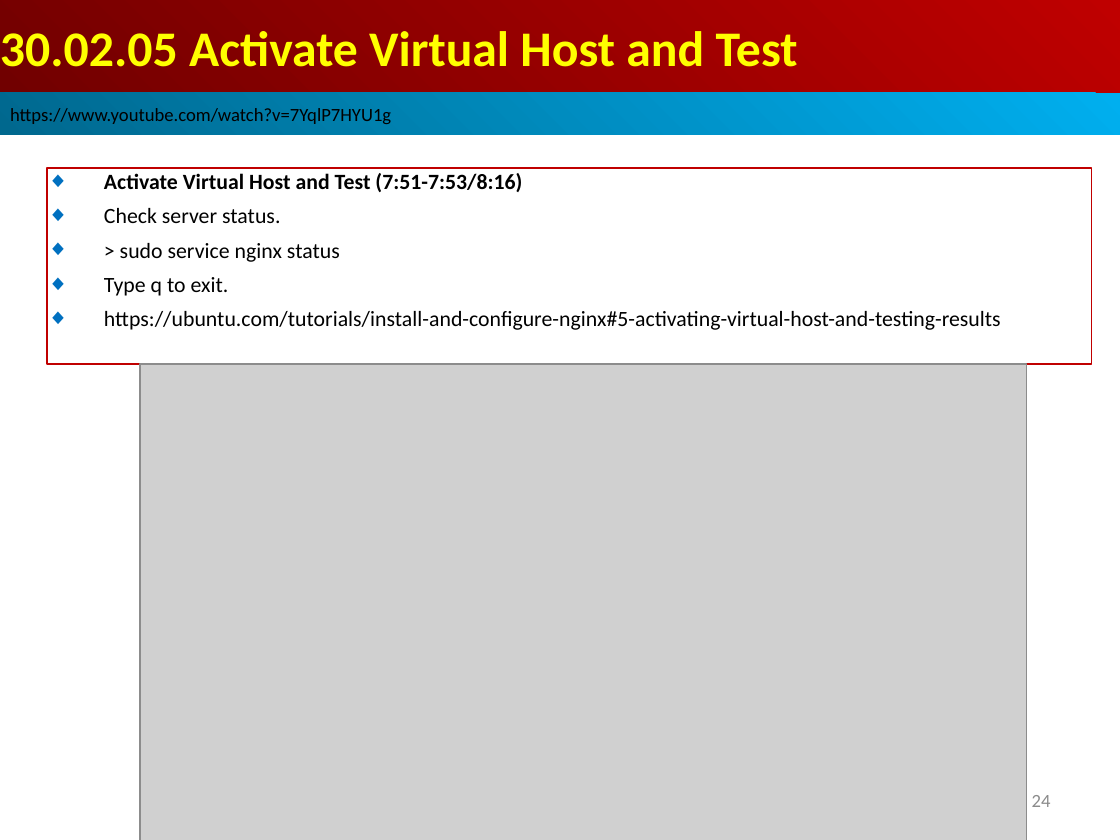
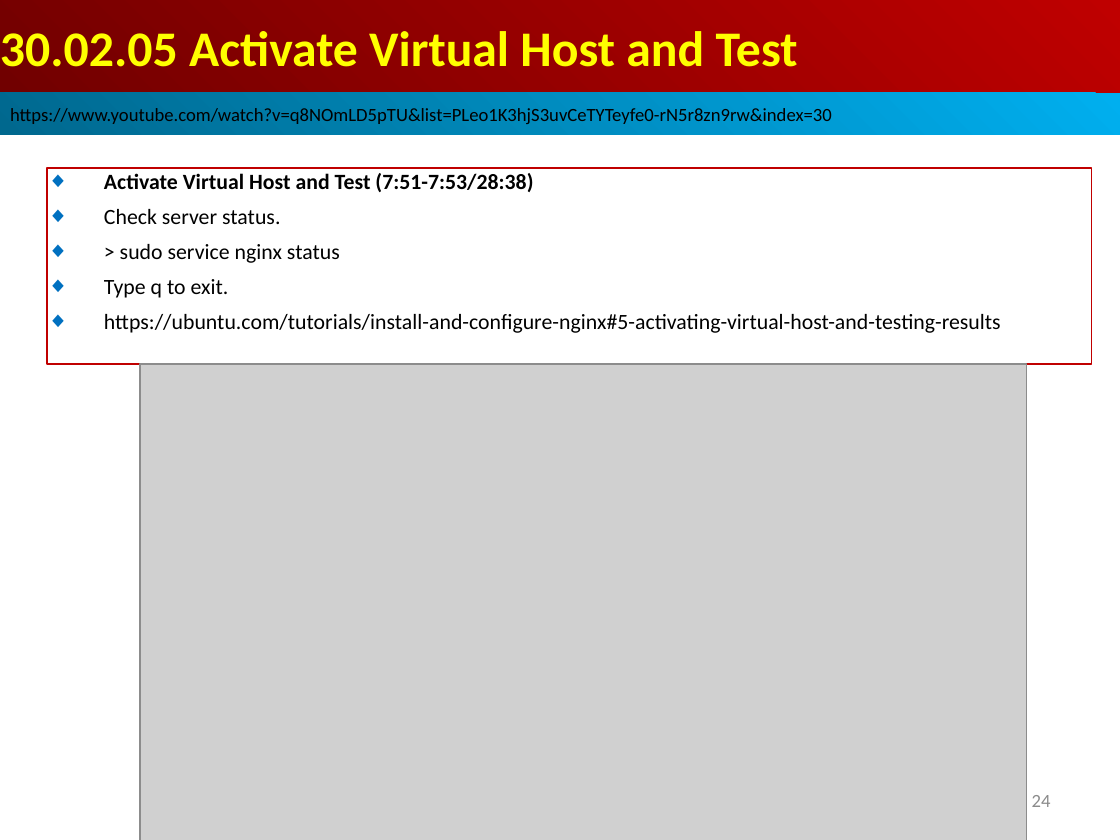
Before and after one commit to peterhchen/AIU_CS511_ML, a slide deck: slide 24 of 000_ML_CB/030_REB_AWS/001_Video/030.00_RE8_AWS.ppt. Drawn at 1120x840 pixels with LibreOffice and Linux fonts; fonts in the diff are those of the drawing; grey boxes stand for pictures. Boxes give left, top, right and bottom in pixels: in the first picture for what was removed or moved away, otherwise in the second. Text is boxed around its words. In the diff, an @@ line names an element or a change of style, - is before the commit and + after.

```diff
--- a/000_ML_CB/030_REB_AWS/001_Video/030.00_RE8_AWS.ppt
+++ b/000_ML_CB/030_REB_AWS/001_Video/030.00_RE8_AWS.ppt
@@ text in rectangle at (10,106,832,127): text changed @@
-https://www.youtube.com/watch?v=7YqlP7HYU1g
+https://www.youtube.com/watch?v=q8NOmLD5pTU&list=PLeo1K3hjS3uvCeTYTeyfe0-rN5r8zn9rw&index=30
@@ text in rectangle at (104,173,533,192): text changed @@
-◆ Activate Virtual Host and Test (7:51-7:53/8:16)
+◆ Activate Virtual Host and Test (7:51-7:53/28:38)
```
Also in this commit, not shown: 17 other slides changed, 6 other files.
